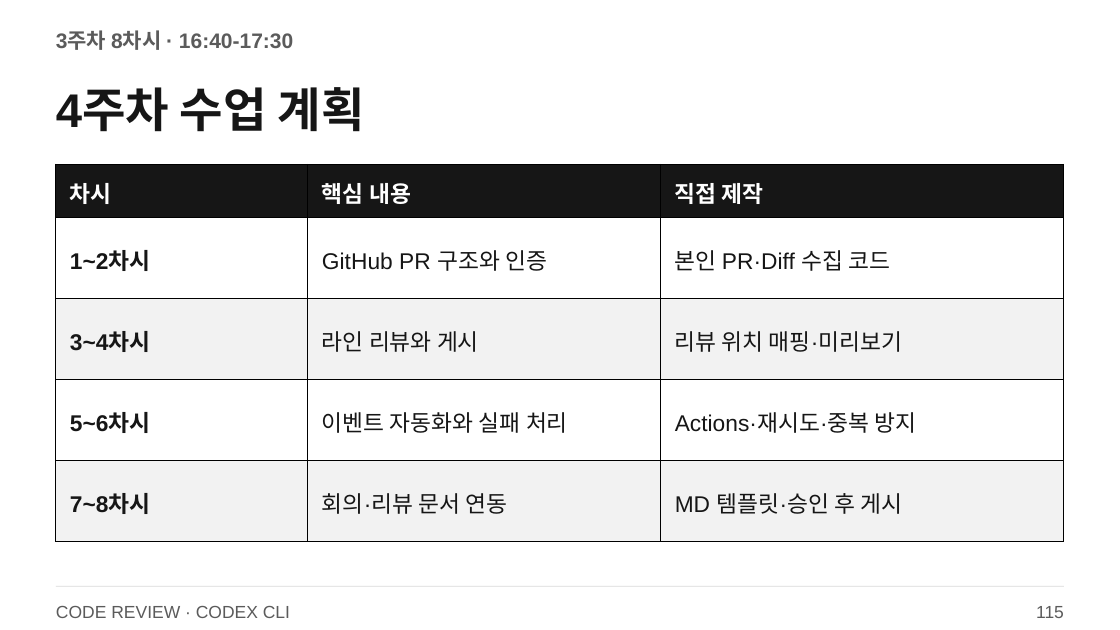
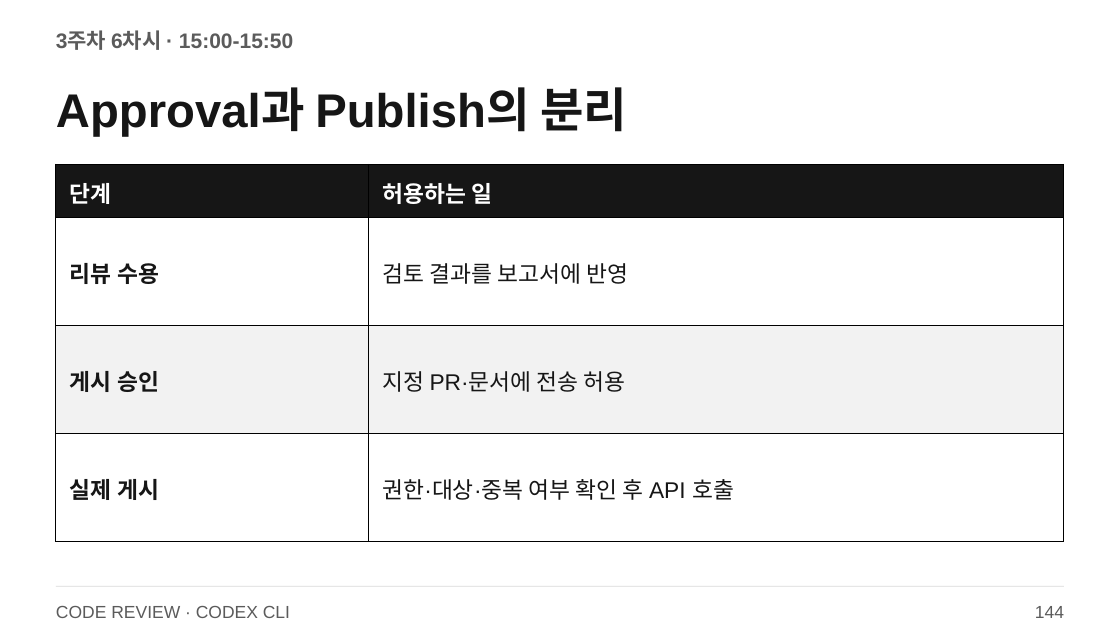
Before and after one commit to smilesjcha/llm-agent-and-workflow-automation, a slide deck: slide 144 of slides/IPA_LLM_Agent_업무자동화_Day3_2026_CODEX_CLI.pptx (slide 115 before the commit). Drawn at 1120x630 pixels with LibreOffice and Linux fonts; fonts in the diff are those of the drawing. Boxes give left, top, right and bottom in pixels: in the first picture for what was removed or moved away, otherwise in the second. Text is boxed around its words. In the diff, an @@ line names an element or a change of style, - is before the commit and + after.

```diff
--- a/slides/IPA_LLM_Agent_업무자동화_Day3_2026_CODEX_CLI.pptx
+++ b/slides/IPA_LLM_Agent_업무자동화_Day3_2026_CODEX_CLI.pptx
@@ text at (56, 31, 293, 50): text changed @@
-3주차 8차시 · 16:40-17:30
+3주차 6차시 · 15:00-15:50
@@ text at (56, 87, 627, 137): text changed @@
-4주차 수업 계획
+Approval과 Publish의 분리
@@ table at (56, 165, 1065, 541) @@
-차시 | 핵심 내용 | 직접 제작
-1~2차시 | GitHub PR 구조와 인증 | 본인 PR·Diff 수집 코드
-3~4차시 | 라인 리뷰와 게시 | 리뷰 위치 매핑·미리보기
-5~6차시 | 이벤트 자동화와 실패 처리 | Actions·재시도·중복 방지
-7~8차시 | 회의·리뷰 문서 연동 | MD 템플릿·승인 후 게시
+단계 | 허용하는 일
+리뷰 수용 | 검토 결과를 보고서에 반영
+게시 승인 | 지정 PR·문서에 전송 허용
+실제 게시 | 권한·대상·중복 여부 확인 후 API 호출
@@ text at (1035, 606, 1064, 618): text changed @@
-115
+144
```
Also in this commit, not shown: 70 other slides changed, 98 slides added, 13 slides removed, 27 other files.
